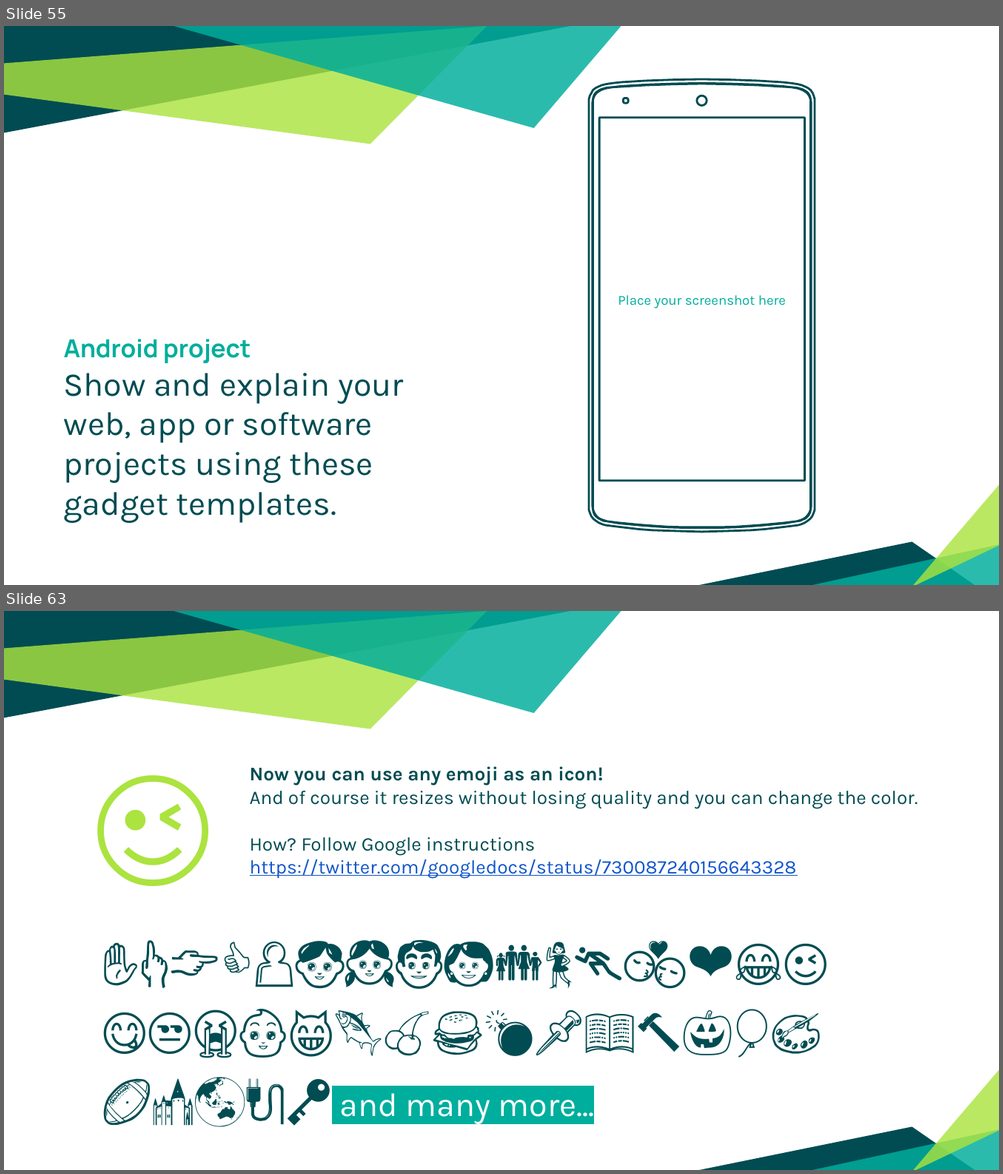
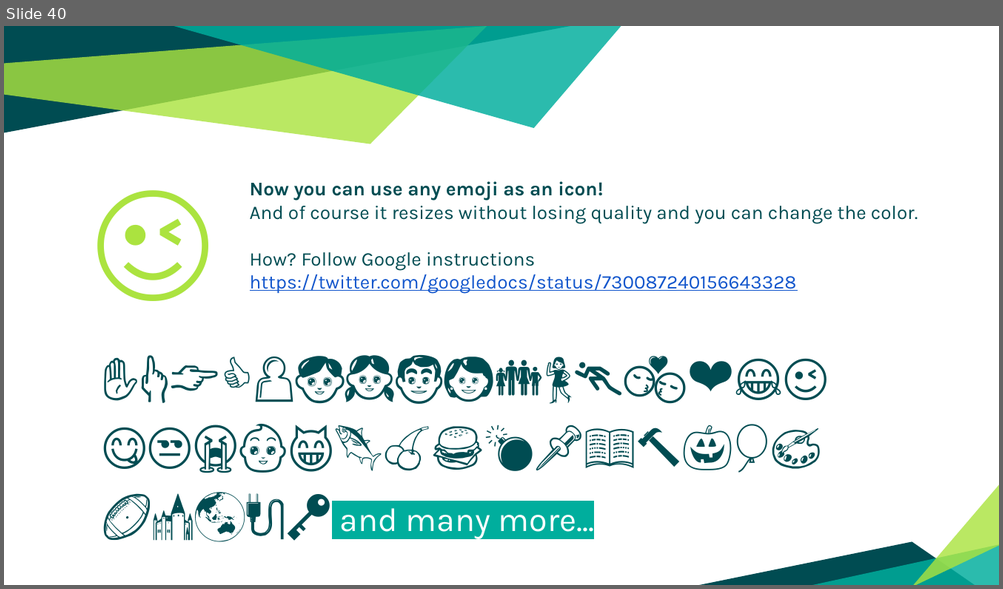
Before and after one commit to patrocinio/chaos-monkey-playing-ping-pong, a slide deck: Presentation/Kubernetes_resilience_bootcamp.pptx. Shown one above the other, each under a label of ours: slides 55 and 63 before the commit, slide 40 after it; the slides between them are not shown. The pictures are 1003x1174 and 1003x589 pixels, drawn with LibreOffice and Linux fonts; fonts in the diff are those of the drawing. Boxes give left, top, right and bottom in pixels: in the first picture for what was removed or moved away, otherwise in the second. Text is boxed around its words. In the diff, an @@ line names an element or a change of style, - is before the commit and + after.

```diff
--- a/Presentation/Kubernetes_resilience_bootcamp.pptx
+++ b/Presentation/Kubernetes_resilience_bootcamp.pptx
@@ slide 55 removed at <box>4,26,999,585</box>, background #FFFFFF; not listed: 6 template elements that a slide beside it also shows @@
@@ freeform shape removed at <box>589,80,814,532</box> @@
@@ text removed at <box>617,295,785,309</box> @@
-Place your screenshot here
@@ text removed at <box>64,339,404,523</box> @@
-Android project
-Show and explain your web, app or software projects using these gadget templates.
@@ what was slide 63 is now slide 40 @@
```
Also in this commit, not shown: 2 slides changed, 2 slides added, 24 other slides removed, 2 other files.
